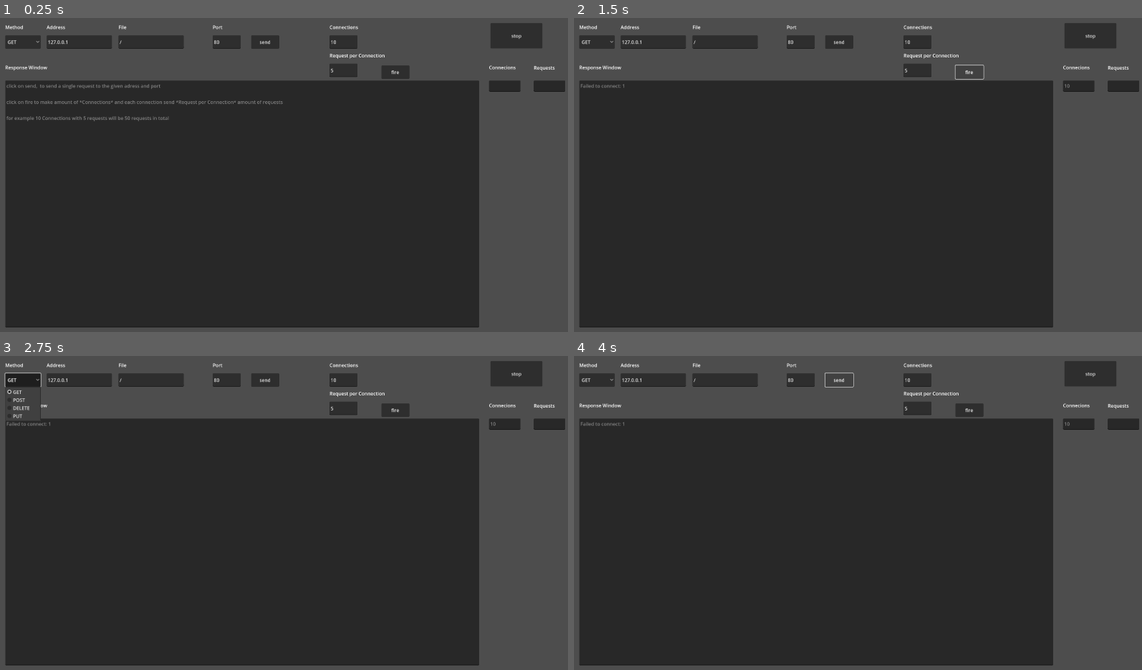
Above: before the commit, frames 1-4 (two rows, left to right).
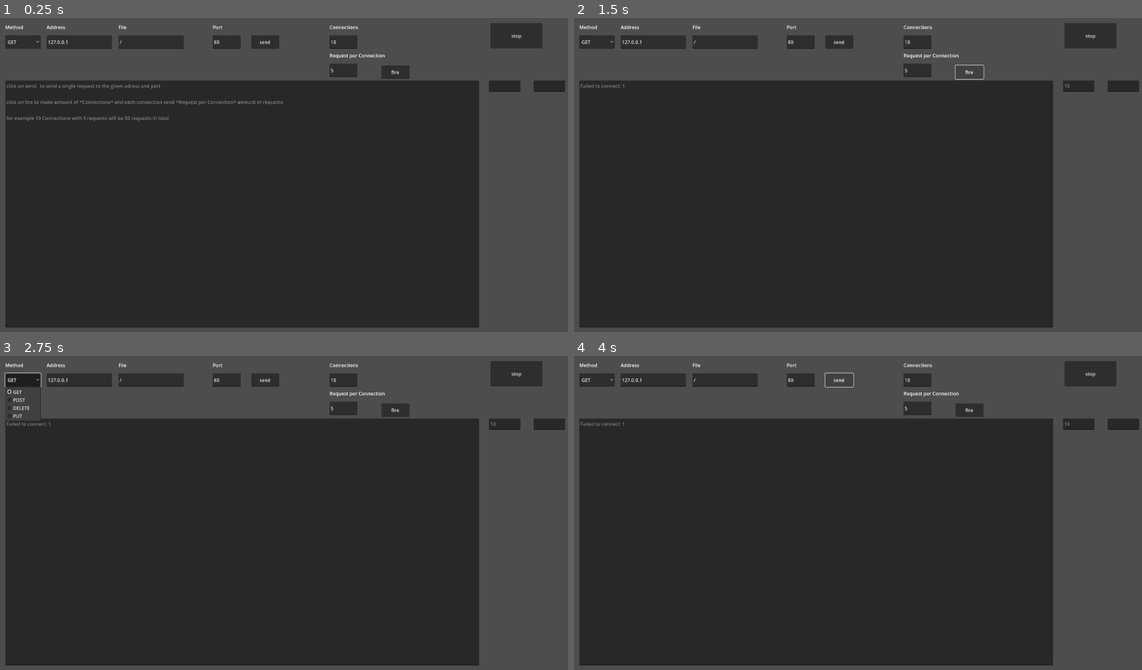
Above: after the commit, the same moments.

Repository: StrongCoding/HttpTestClient
Game: Godot game, scene res://httpclient.tscn
Two runs of this game, one before a commit and one after it. Both use one fixed random seed, a clock stepped at 60 frames per second and the inputs below.
Inputs:
- Up to frame 1 (0.25 s): no input
- Up to frame 2 (1.5 s): click "send" at 0.5 s; click "fire" at 1.25 s
- Up to frame 3 (2.75 s): click "GET" at 2 s
- Up to frame 4 (4 s): click "stop" at 2.75 s; click "send" at 3.5 s

The runs differ from the first frame. In frame 1, 0.1% of the frame differs, in the area x 1-98%, y 15-17%; in frame 2, 0.1%; in frame 3, less than 0.1%; in frame 4, 0.1%.

Commit message:
put label to objects

Diff:
--- a/httpclient.tscn
+++ b/httpclient.tscn
@@ -6,13 +6,6 @@
 script = ExtResource("1_ty10l")
 
 [node name="output" type="Node2D" parent="."]
-
-[node name="responseWindowLabel" type="Label" parent="output"]
-offset_left = 32.0
-offset_top = 171.0
-offset_right = 173.0
-offset_bottom = 198.0
-text = "Response Window"
 
 [node name="responseWindow" type="TextEdit" parent="output"]
 offset_left = 32.0
@@ -26,6 +19,12 @@
 for example 10 Connections with 5 requests will be 50 requests in total"
 editable = false
 
+[node name="responseWindowLabel" type="Label" parent="output/responseWindow"]
+offset_top = -56.0
+offset_right = 141.0
+offset_bottom = -29.0
+text = "Response Window"
+
 [node name="loopsWindow" type="TextEdit" parent="output"]
 offset_left = 1655.0
 offset_top = 227.0
@@ -33,19 +32,11 @@
 offset_bottom = 264.0
 editable = false
 
-[node name="loopsWindowLabel" type="Label" parent="output"]
-offset_left = 1655.0
-offset_top = 171.0
-offset_right = 1753.0
-offset_bottom = 198.0
+[node name="loopsWindowLabel" type="Label" parent="output/loopsWindow"]
+offset_top = -56.0
+offset_right = 98.0
+offset_bottom = -29.0
 text = "Connecions"
-
-[node name="requestsWindowLabel" type="Label" parent="output"]
-offset_left = 1805.0
-offset_top = 172.0
-offset_right = 1895.0
-offset_bottom = 199.0
-text = "Requests"
 
 [node name="requestsWindow" type="TextEdit" parent="output"]
 offset_left = 1805.0
@@ -53,6 +44,12 @@
 offset_right = 1911.0
 offset_bottom = 264.0
 editable = false
+
+[node name="requestsWindowLabel" type="Label" parent="output/requestsWindow"]
+offset_top = -55.0
+offset_right = 90.0
+offset_bottom = -28.0
+text = "Requests"
 
 [node name="input" type="Node2D" parent="."]
 
